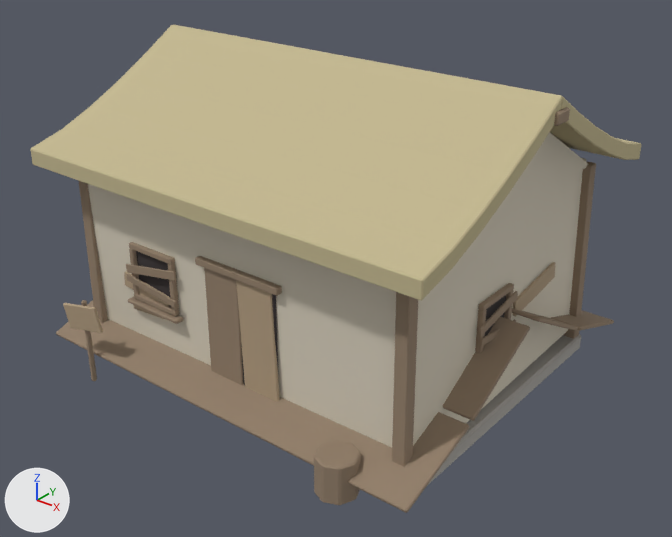
Renders of the Blender file taohuayuan_house_model_1/blender_source/house_l0.blend from each side of a commit.
Rendered twice from a 50 mm camera at (7.61, -9.56, 7.29) aimed at (0.23, -0.33, 1.57). The lights are fixed; the arrows at lower left show +X, +Y and +Z. The first picture is the older version.

The first picture shows 'Decor_All', 'Roof_All', 'Wall_All'.
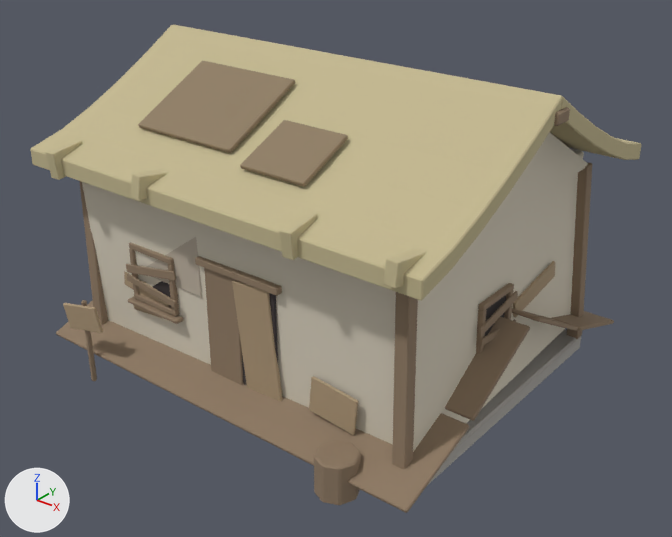
What differs and where, as boxes [x1, y1, x2, y2] in the pictures (672 x 537 px; the box of a moved part takes in the faces that stretch with it):
'Wall_All', reshaped
    before: [79, 132, 596, 485]
    after: [79, 132, 592, 485]
part 1 of me_l0_wall_base, moved or reshaped
    before: [88, 158, 587, 447]
    after: [82, 149, 584, 452]
part 2 of me_l0_wall_base, moved or reshaped
    before: [79, 181, 108, 323]
    after: [79, 181, 108, 325]
part 3 of me_l0_wall_base, moved or reshaped
    before: [563, 162, 596, 339]
    after: [567, 162, 592, 339]
part 4 of me_l0_wall_base, moved or reshaped
    before: [236, 280, 280, 402]
    after: [232, 280, 283, 401]
part 5 of me_l0_wall_base, added
    after: [147, 237, 202, 297]
part 6 of me_l0_wall_base, added (beige)
    after: [309, 376, 359, 435]
part 7 of me_l0_roof_baldpatch1, added (brown)
    after: [240, 120, 348, 187]
part 8 of me_l0_roof_baldpatch1, added (beige)
    after: [46, 139, 82, 180]
part 9 of me_l0_roof_baldpatch1, added (beige)
    after: [131, 170, 169, 200]
part 10 of me_l0_roof_baldpatch1, added (beige)
    after: [279, 211, 318, 260]
part 11 of me_l0_roof_baldpatch1, added (beige)
    after: [384, 248, 426, 289]
part 12 of me_l0_roof_baldpatch1, moved or reshaped (not visible before)
    after: [138, 60, 295, 153]

The change in detail:
Material 'L0_Stain' (mat_l0_stain) is new.
Its base color is (0.52, 0.45, 0.36) (light grey #bfb3a2).
Its roughness is 0.94.
me_l0_wall_base is used by ob_wall_all; location (0.0, 0.0, 0.0).
me_l0_wall_base had 676 vertices, 724 faces and spanned x -2.85..2.85, y -2.35..2.35, z 0.0..4.25.
me_l0_wall_base now has 772 vertices, 828 faces and spans x -2.85..2.85, y -2.36..2.36, z 0.0..4.25.
me_l0_wall_base part 1: the loose piece of 24 vertices spanning x -2.75..2.75, y -2.25..2.25, z 0.16..3.04 is multiplied about its middle by the matrix ((1.0, -0.011, -0.025), (0.01, 1.0, -0.015), (0.025, 0.015, 1.0)).
me_l0_wall_base part 2: the loose piece of 24 vertices spanning x -2.82..-2.58, y -2.32..-2.08, z 0.22..2.98 is multiplied about its middle by the matrix ((1.0, 0.001, -0.025), (-0.001, 1.0, 0.03), (0.025, -0.03, 0.999)).
me_l0_wall_base part 3: the loose piece of 24 vertices spanning x 2.58..2.82, y 2.08..2.32, z 0.22..2.98 is multiplied about its middle by the matrix ((0.999, -0.021, -0.024), (0.021, 0.999, -0.03), (0.025, 0.03, 0.999)).
me_l0_wall_base part 4: the loose piece of 24 vertices spanning x 0.17..0.83, y -2.26..-2.2, z 0.26..2.15 is multiplied about its middle by the matrix ((0.998, -0.032, -0.049), (0.031, 0.999, -0.021), (0.05, 0.02, 0.999)).
me_l0_wall_base part 5: a new loose piece of 24 vertices spanning x -2.0..-0.5, y -2.24..-2.19, z 1.65..2.85, in mat_l0_stain (light grey #bfb3a2).
me_l0_wall_base part 6: a new loose piece of 24 vertices spanning x 1.33..2.07, y -2.25..-2.21, z 0.62..1.18, in mat_l0_patchwood (beige #ad9779).
Other edits to the shape of me_l0_wall_base do not show in these pictures.
me_l0_wall_base gains material mat_l0_stain (light grey #bfb3a2).
me_l0_roof_baldpatch1 is used by ob_roof_all; location (0.0, 0.0, 0.0).
me_l0_roof_baldpatch1 had 280 vertices, 298 faces and spanned x -3.25..3.25, y -2.76..2.76, z 0.36..4.48.
me_l0_roof_baldpatch1 now has 424 vertices, 454 faces and spans x -3.25..3.25, y -2.82..2.76, z 0.36..4.48.
me_l0_roof_baldpatch1 part 7: the loose piece of 24 vertices spanning x -3.16..3.16, y -2.76..-1.47, z 0.36..0.85 is copied, and the copy is scaled about its middle by (0.157, 0.639, 0.838), then moved by (0.6, 0.51, 3.1), in mat_l0_roofbald (brown #907e65); it spans x 0.1..1.1, y -2.02..-1.18, z 3.49..3.91.
me_l0_roof_baldpatch1 part 8: a new loose piece of 24 vertices spanning x -2.7..-2.5, y -2.82..-2.28, z 2.96..3.39, in mat_l0_thatch (beige #c4b890).
me_l0_roof_baldpatch1 part 9: a new loose piece of 24 vertices spanning x -1.0..-0.8, y -2.82..-2.28, z 3.03..3.4, in mat_l0_thatch (beige #c4b890).
me_l0_roof_baldpatch1 part 10: a new loose piece of 24 vertices spanning x 1.4..1.6, y -2.82..-2.28, z 3.0..3.39, in mat_l0_thatch (beige #c4b890).
me_l0_roof_baldpatch1 part 11: a new loose piece of 24 vertices spanning x 2.81..2.99, y -2.82..-2.28, z 3.06..3.39, in mat_l0_thatch (beige #c4b890).
me_l0_roof_baldpatch1 part 12: 24 vertices moved from x -1.75..-0.45, y -1.59..-0.61, z 3.33..3.91 to x -1.95..-0.25, y -1.83..-0.57, z 3.56..4.24.
Other edits to the shape of me_l0_roof_baldpatch1 do not show in these pictures.
